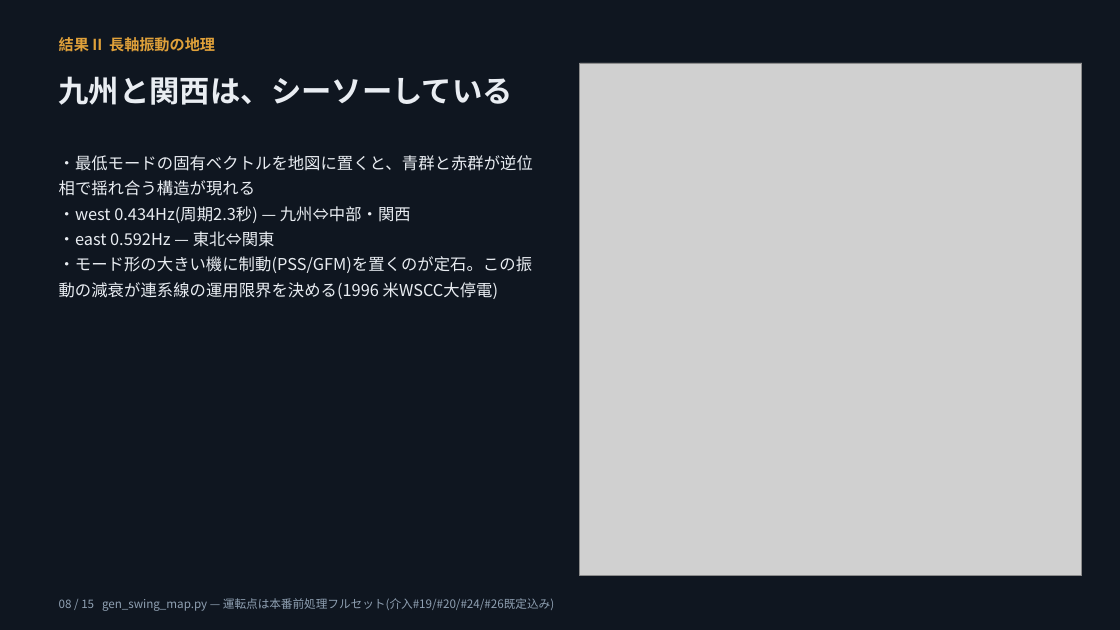
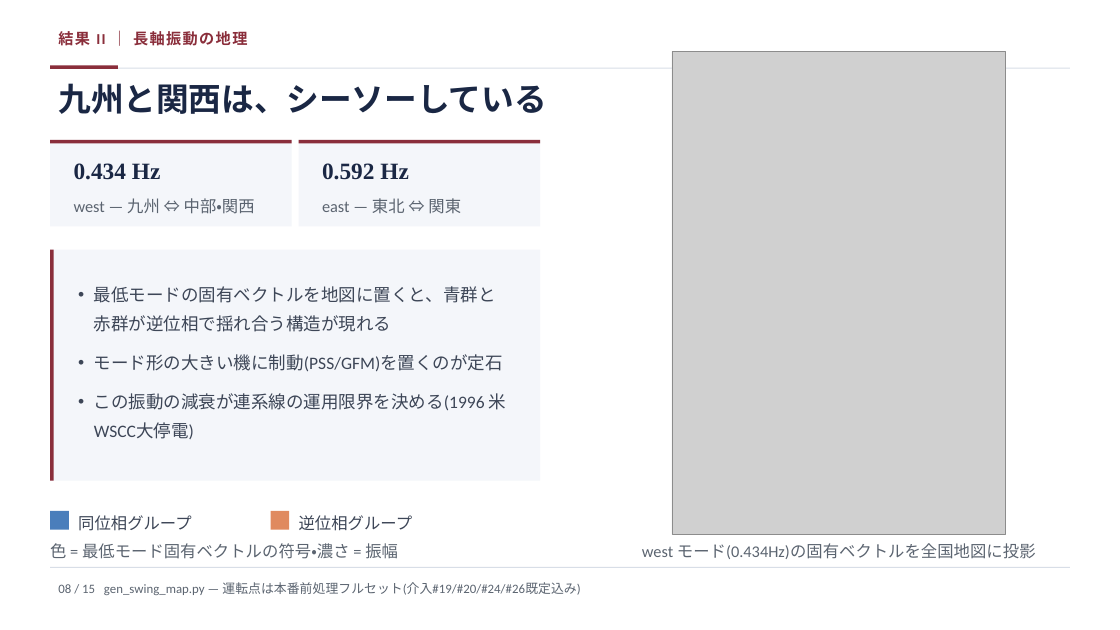
Before and after one commit to lutelute/All-Japan-Grid, a slide deck: slide 8 of docs/slides/AGJ_dynamics_2026-08-17_genspark.pptx. Drawn at 1120x630 pixels with LibreOffice and Linux fonts; fonts in the diff are those of the drawing; grey boxes stand for pictures. Boxes give left, top, right and bottom in pixels: in the first picture for what was removed or moved away, otherwise in the second. Text is boxed around its words. In the diff, an @@ line names an element or a change of style, - is before the commit and + after.

```diff
--- a/docs/slides/AGJ_dynamics_2026-08-17_genspark.pptx
+++ b/docs/slides/AGJ_dynamics_2026-08-17_genspark.pptx
@@ rectangle removed at <box>0,0,1120,630</box> @@
@@ text at <box>58,31,247,46</box>: text changed; font Noto Sans CJK JP to Calibri; text colour #E0A13A to #8A2E3B @@
-結果 II 長軸振動の地理
+結果 II ｜ 長軸振動の地理
@@ picture: place and size @@
-picture at <box>580,63,1082,576</box>
+picture at <box>672,51,1006,534</box>
@@ text "九州と関西は、シーソーしている": place and size @@
-text "九州と関西は、シーソーしている" at <box>59,76,513,105</box>
+text "九州と関西は、シーソーしている" at <box>58,83,546,114</box>
@@ text "九州と関西は、シーソーしている" at <box>58,83,546,114</box>: size 26 to 28 pt, font Noto Sans CJK JP to Calibri, text colour #E9EDF2 to #1A2744; line spacing 1.25 to 1 @@
@@ rectangle added at <box>50,68,1070,69</box>, fill #D8DEE7 @@
@@ rectangle added at <box>50,66,118,69</box>, fill #8A2E3B @@
@@ rectangle added at <box>50,140,292,227</box>, fill #F4F6FA @@
@@ rectangle added at <box>50,140,292,144</box>, fill #8A2E3B @@
@@ rectangle added at <box>299,140,541,227</box>, fill #F4F6FA @@
@@ rectangle added at <box>299,140,541,144</box>, fill #8A2E3B @@
@@ text added at <box>74,163,161,180</box>, 20 pt, text #1A2744, bold @@
+0.434 Hz
@@ text added at <box>322,163,409,180</box>, 20 pt, text #1A2744, bold @@
+0.592 Hz
@@ text added at <box>74,198,255,214</box>, 14 pt, text #5B6470 @@
+west — 九州 ⇔ 中部・関西
@@ text added at <box>322,198,461,214</box>, 14 pt, text #5B6470 @@
+east — 東北 ⇔ 関東
@@ rectangle added at <box>50,250,540,481</box>, fill #F4F6FA @@
@@ rectangle added at <box>50,250,54,481</box>, fill #8A2E3B @@
@@ text at <box>94,286,506,439</box>: text changed; size 14 to 15 pt; font Noto Sans CJK JP to Calibri; text colour #E9EDF2 to #3D4657 @@
-・最低モードの固有ベクトルを地図に置くと、青群と赤群が逆位相で揺れ合う構造が現れる
-・west 0.434Hz(周期2.3秒) — 九州⇔中部・関西
-・east 0.592Hz — 東北⇔関東
-・モード形の大きい機に制動(PSS/GFM)を置くのが定石。この振動の減衰が連系線の運用限界を決める(1996 米WSCC大停電)
+• 最低モードの固有ベクトルを地図に置くと、青群と赤群が逆位相で揺れ合う構造が現れる
+• モード形の大きい機に制動(PSS/GFM)を置くのが定石
+• この振動の減衰が連系線の運用限界を決める(1996 米WSCC大停電)
@@ rectangle added at <box>50,511,69,529</box>, fill #4A7EBB @@
@@ text added at <box>78,515,192,531</box>, 14 pt, text #3D4657 @@
+同位相グループ
@@ rectangle added at <box>271,511,289,529</box>, fill #E08A5F @@
@@ text added at <box>299,515,413,531</box>, 14 pt, text #3D4657 @@
+逆位相グループ
@@ rectangle added at <box>50,567,1070,568</box>, fill #D8DEE7 @@
@@ text added at <box>50,543,398,559</box>, 14 pt, text #5B6470 @@
+色 = 最低モード固有ベクトルの符号・濃さ = 振幅
@@ text added at <box>642,543,1036,559</box>, 14 pt, text #5B6470 @@
+west モード(0.434Hz)の固有ベクトルを全国地図に投影
@@ text "08 / 15 gen_swing_map.py — ...": place and size @@
-text "08 / 15 gen_swing_map.py — ..." at <box>59,598,554,611</box>
+text "08 / 15 gen_swing_map.py — ..." at <box>58,582,580,595</box>
@@ text "08 / 15 gen_swing_map.py — ..." at <box>58,582,580,595</box>: size 10 to 11 pt, font Noto Sans CJK JP to Calibri, text colour #8FA0B2 to #5B6470; line spacing 1.25 to 1 @@
```
Also in this commit, not shown: 14 other slides changed.
